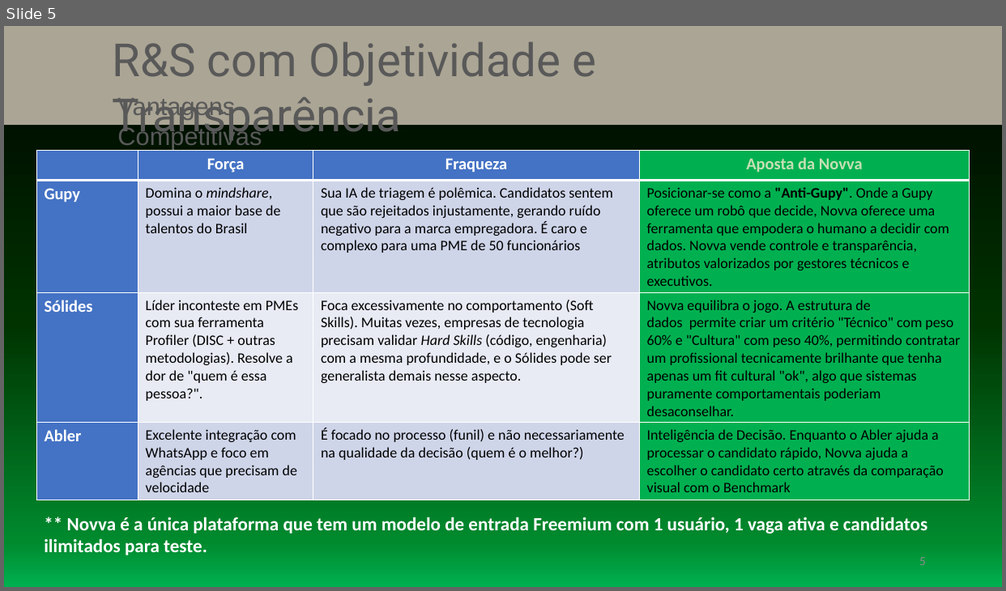
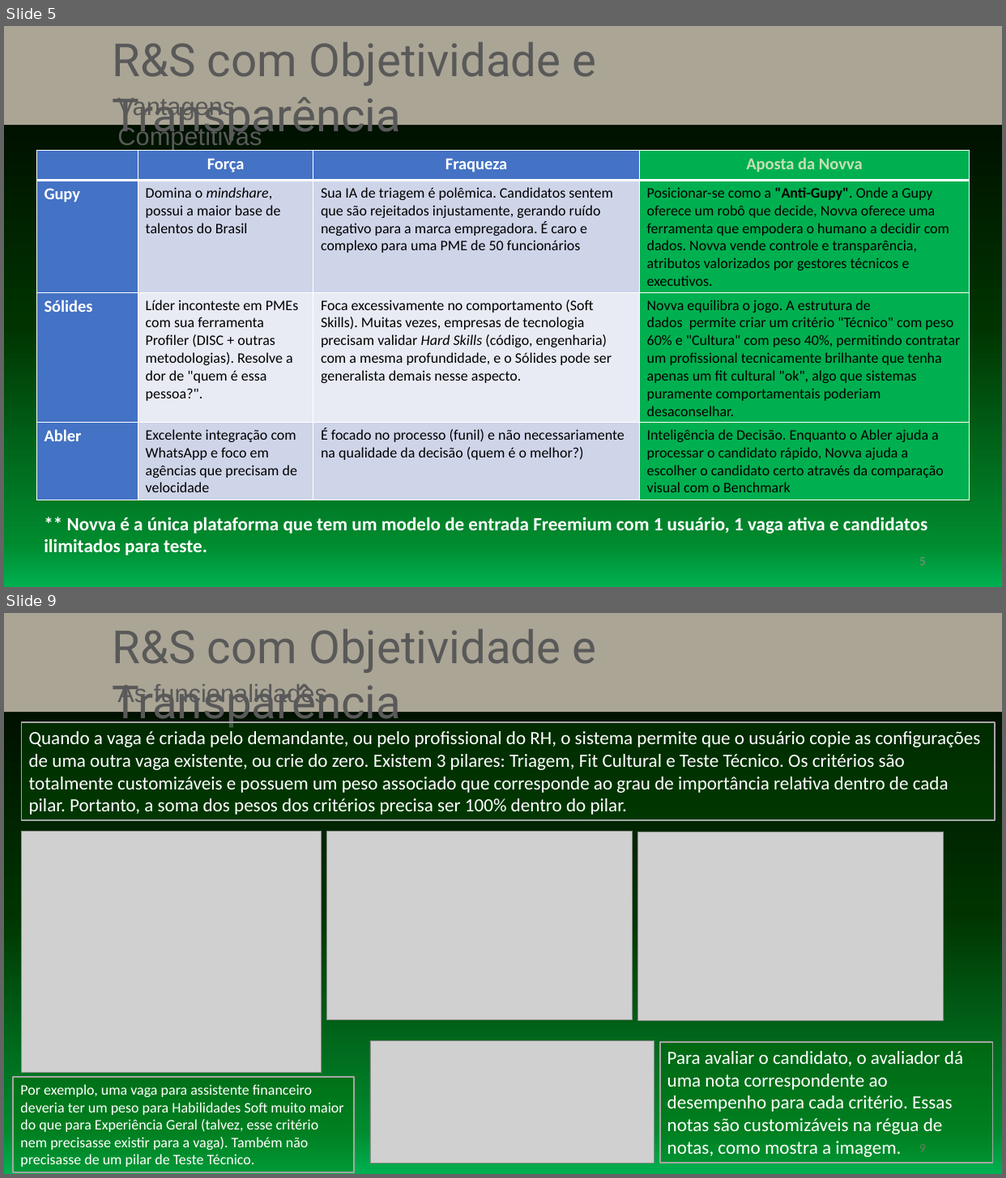
Before and after one commit to eiderao/novva-rs-saas-2_0, a slide deck: Novva R&S - Pitch Deck.pptx. Shown one above the other, each under a label of ours: slide 5 before the commit, slides 5 and 9 after it; the slides between them are not shown. The pictures are 1006x591 and 1006x1178 pixels, drawn with LibreOffice and Linux fonts; fonts in the diff are those of the drawing; grey boxes stand for pictures. Boxes give left, top, right and bottom in pixels: in the first picture for what was removed or moved away, otherwise in the second. Text is boxed around its words. In the diff, an @@ line names an element or a change of style, - is before the commit and + after.

```diff
--- a/Novva R&S - Pitch Deck.pptx
+++ b/Novva R&S - Pitch Deck.pptx
@@ slide 9 added at [4,613,1002,1174], background gradient #000000 to #003300 to #008A2E to #00B050 @@
@@ rectangle added at [4,613,1002,712], fill #ABA595 @@
@@ text added at [113,629,596,729], 44 pt, text #595959 @@
+R&S com Objetividade e Transparência
@@ text added at [117,684,327,707], 24 pt, text #595959 @@
+As funcionalidades
@@ rectangle added at [21,722,995,820], fill #006600 at 30% opacity, outline #A6A6A6 1.5 pt, 18 pt, text #FFFFFF @@
+Quando a vaga é criada pelo demandante, ou pelo profissional do RH, o sistema permite que o usuário copie as configurações de uma outra vaga existente, ou crie do zero. Existem 3 pilares: Triagem, Fit Cultural e Teste Técnico. Os critérios são totalmente customizáveis e possuem um peso associado que corresponde ao grau de importância relativa dentro de cada pilar. Portanto, a soma dos pesos dos critérios precisa ser 100% dentro do pilar.
@@ picture added at [21,832,322,1073] @@
@@ picture added at [326,832,632,1020] @@
@@ picture added at [638,832,944,1020] @@
@@ picture added at [370,1041,654,1163] @@
@@ rectangle added at [660,1043,993,1164], fill #006600 at 30% opacity, outline #A6A6A6 1.5 pt, 18 pt, text #FFFFFF @@
+Para avaliar o candidato, o avaliador dá uma nota correspondente ao desempenho para cada critério. Essas notas são customizáveis na régua de notas, como mostra a imagem.
@@ rectangle added at [13,1077,354,1173], fill #006600 at 30% opacity, outline #A6A6A6 1.5 pt, 14 pt, text #FFFFFF @@
+Por exemplo, uma vaga para assistente financeiro deveria ter um peso para Habilidades Soft muito maior do que para Experiência Geral (talvez, esse critério nem precisasse existir para a vaga). Também não precisasse de um pilar de Teste Técnico.
```
Also in this commit, not shown: 4 slides changed, 3 other slides added, 3 other files.
